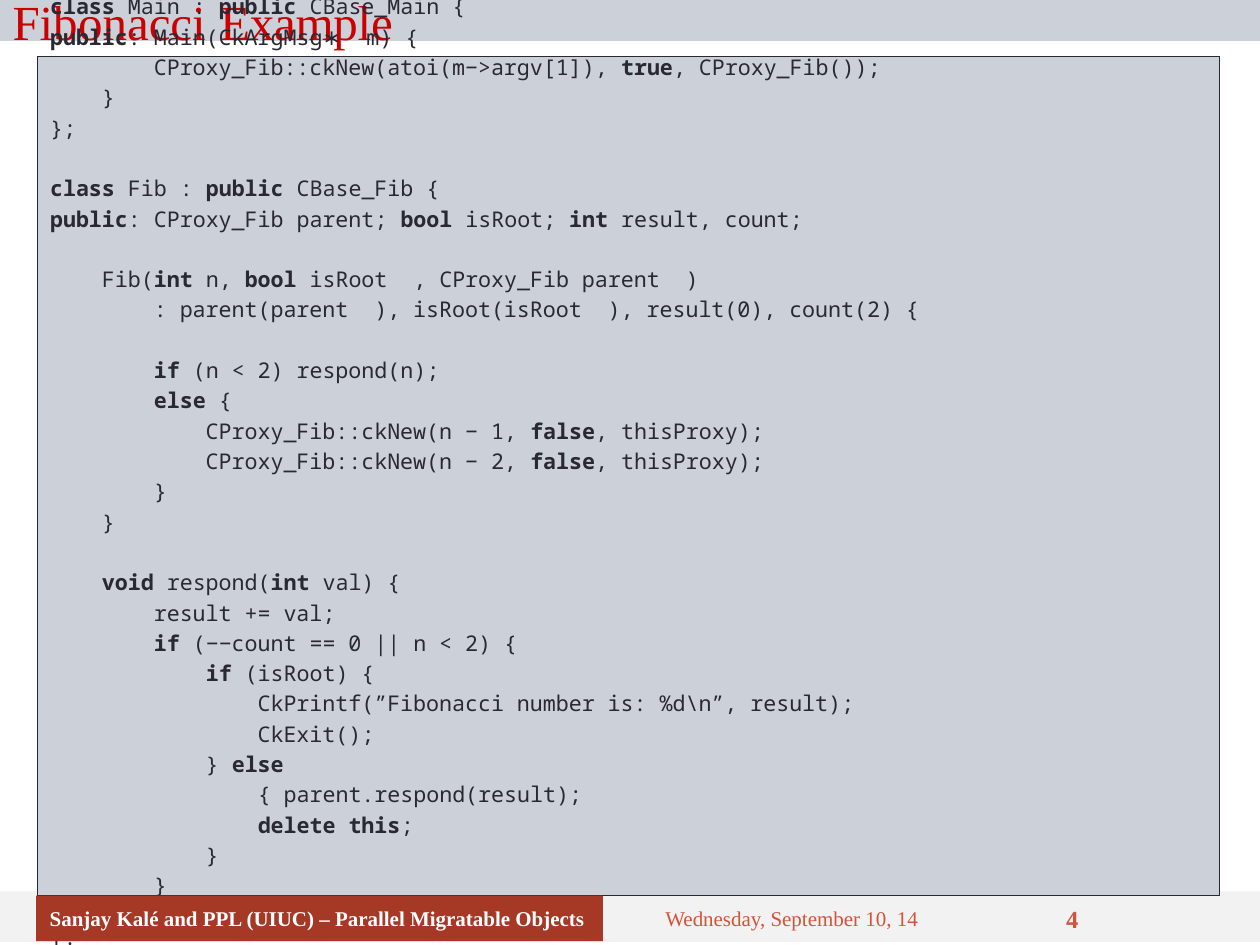
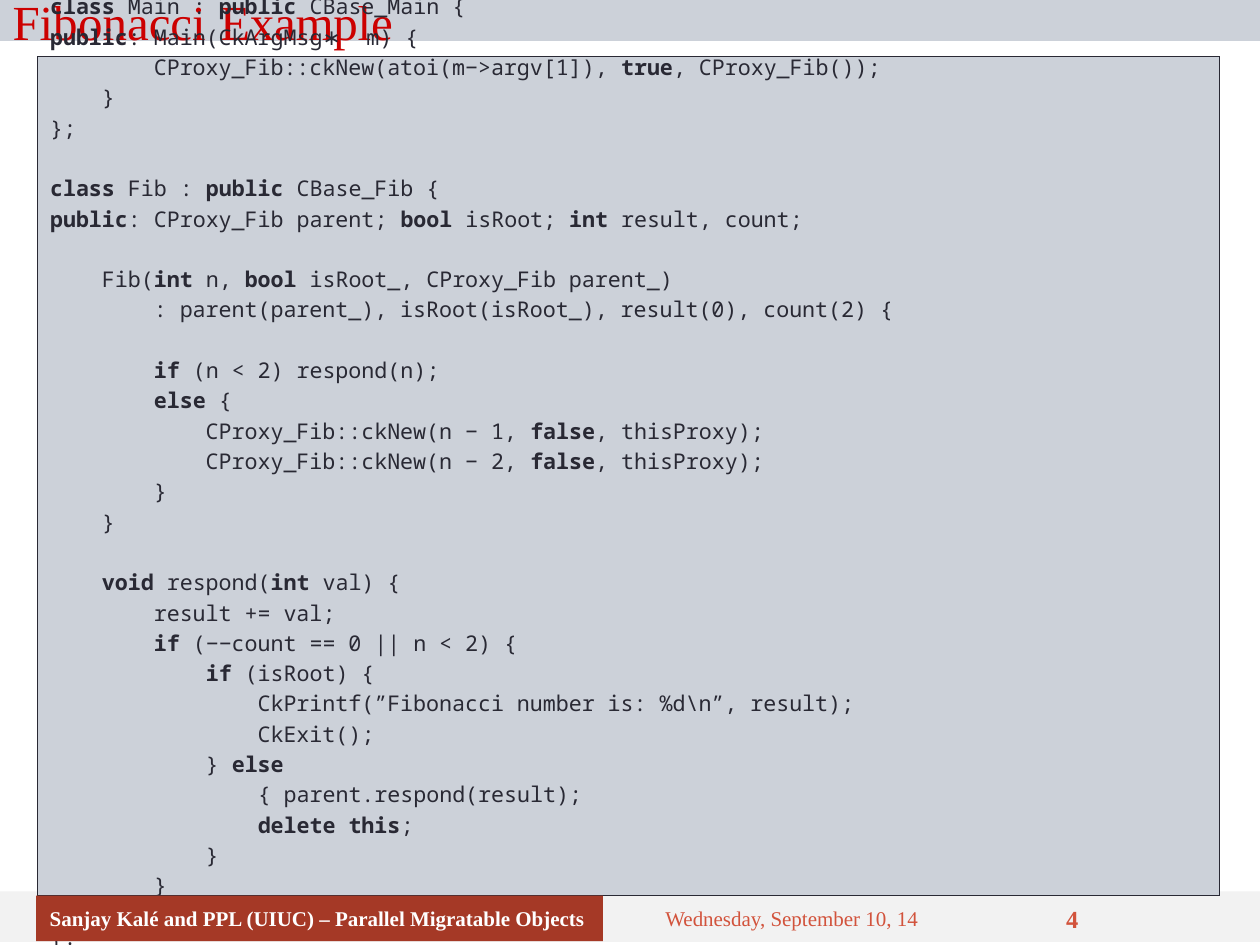
Before and after one commit to UIUC-PPL/charm_tutorial, a slide deck: slide 4 of tutorial-07-sdag.pptx. Drawn at 1260x945 pixels with LibreOffice and Linux fonts; fonts in the diff are those of the drawing. Boxes give left, top, right and bottom in pixels: in the first picture for what was removed or moved away, otherwise in the second. Text is boxed around its words. In the diff, an @@ line names an element or a change of style, - is before the commit and + after.

Commit message:
modified tutorial-07

```diff
--- a/tutorial-07-sdag.pptx
+++ b/tutorial-07-sdag.pptx
@@ text at [102,270,867,322]: text changed @@
-Fib(int n, bool isRoot , CProxy_Fib parent )
-: parent(parent ), isRoot(isRoot ), result(0), count(2) {
+Fib(int n, bool isRoot_, CProxy_Fib parent_)
+: parent(parent_), isRoot(isRoot_), result(0), count(2) {
```
